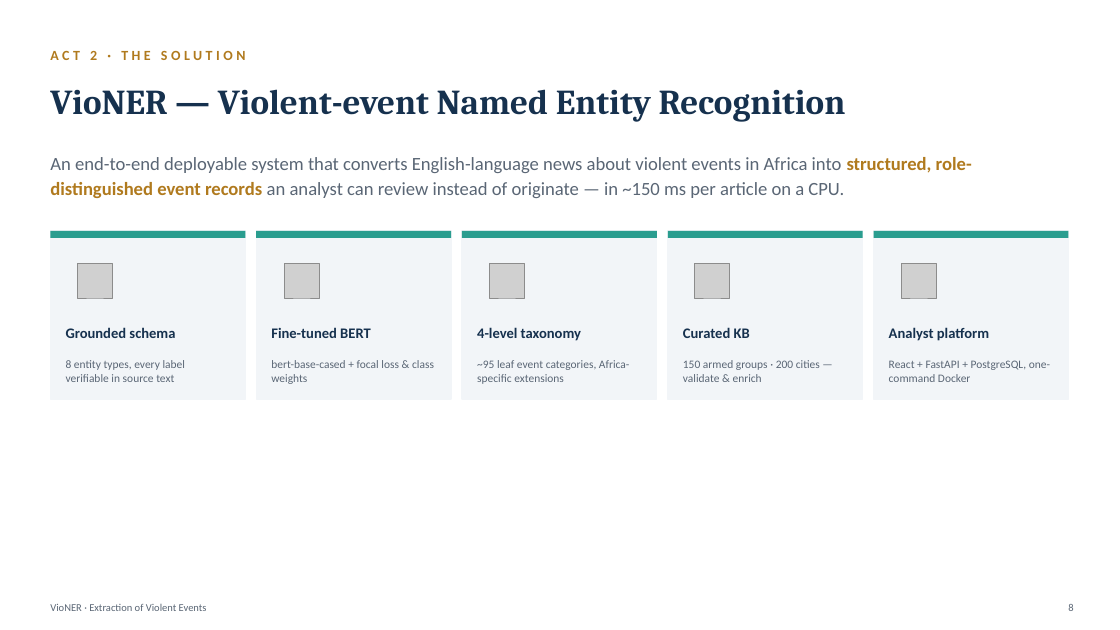
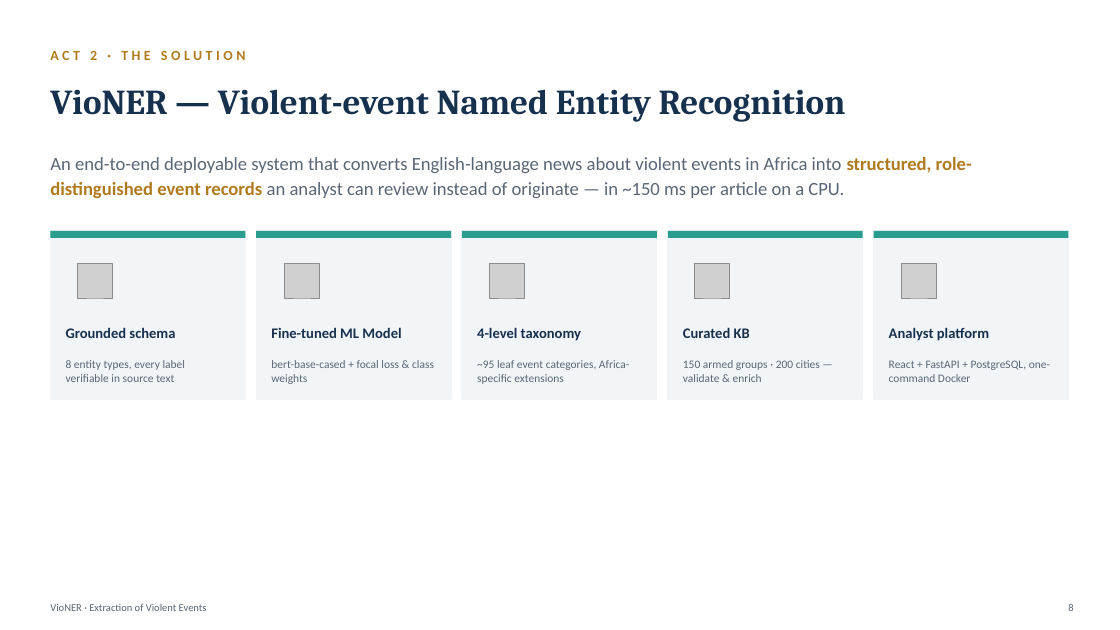
Before and after one commit to binalfew/vioner, a slide deck: slide 9 of backend/docs/defense/VioNER_Defense_Slides.pptx (slide 8 before the commit). Drawn at 1120x630 pixels with LibreOffice and Linux fonts; fonts in the diff are those of the drawing; grey boxes stand for pictures. Boxes give left, top, right and bottom in pixels: in the first picture for what was removed or moved away, otherwise in the second. Text is boxed around its words. In the diff, an @@ line names an element or a change of style, - is before the commit and + after.

```diff
--- a/backend/docs/defense/VioNER_Defense_Slides.pptx
+++ b/backend/docs/defense/VioNER_Defense_Slides.pptx
@@ text at (x1=271, y1=327, x2=401, y2=338): text changed @@
-Fine-tuned BERT
+Fine-tuned ML Model
```
Also in this commit, not shown: 13 other slides changed, 1 slide added, 7 other files.
